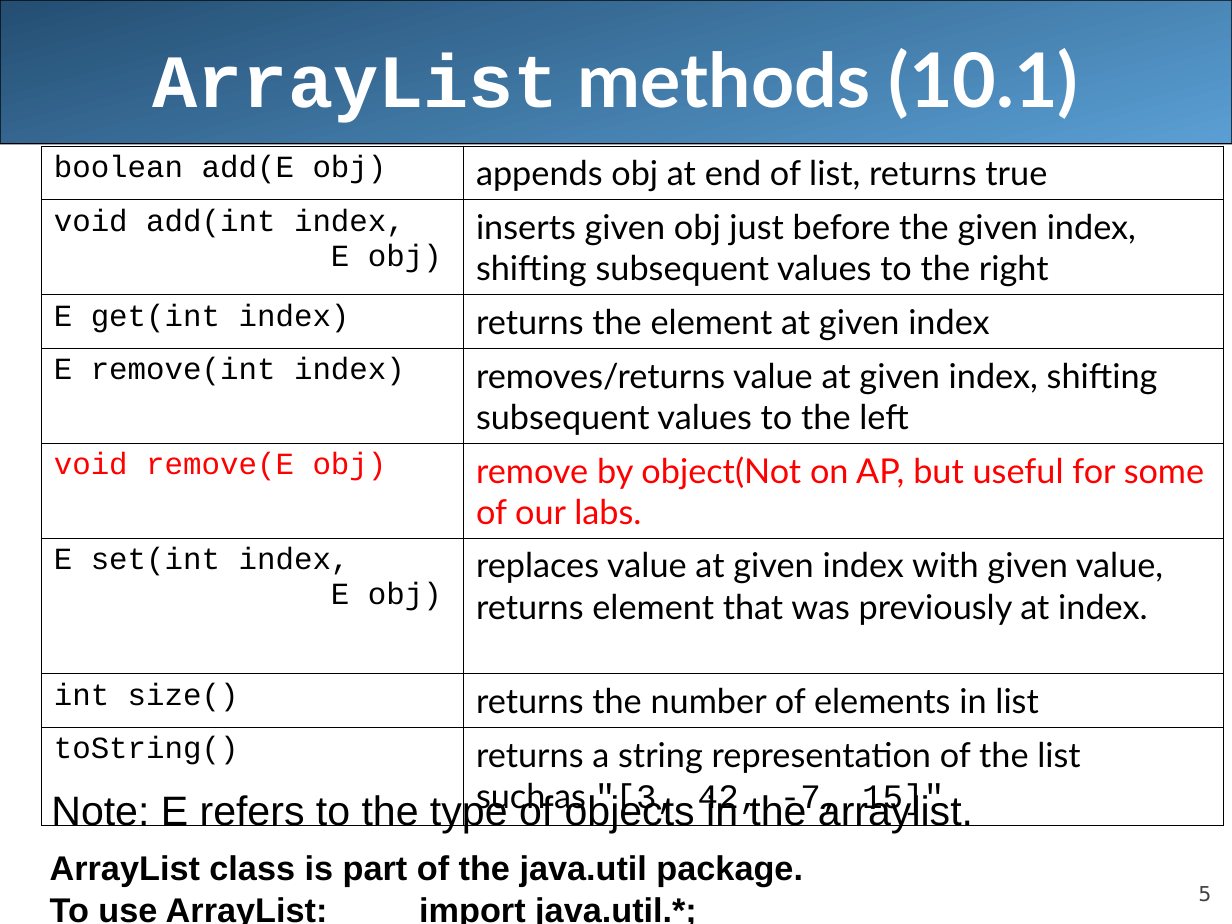
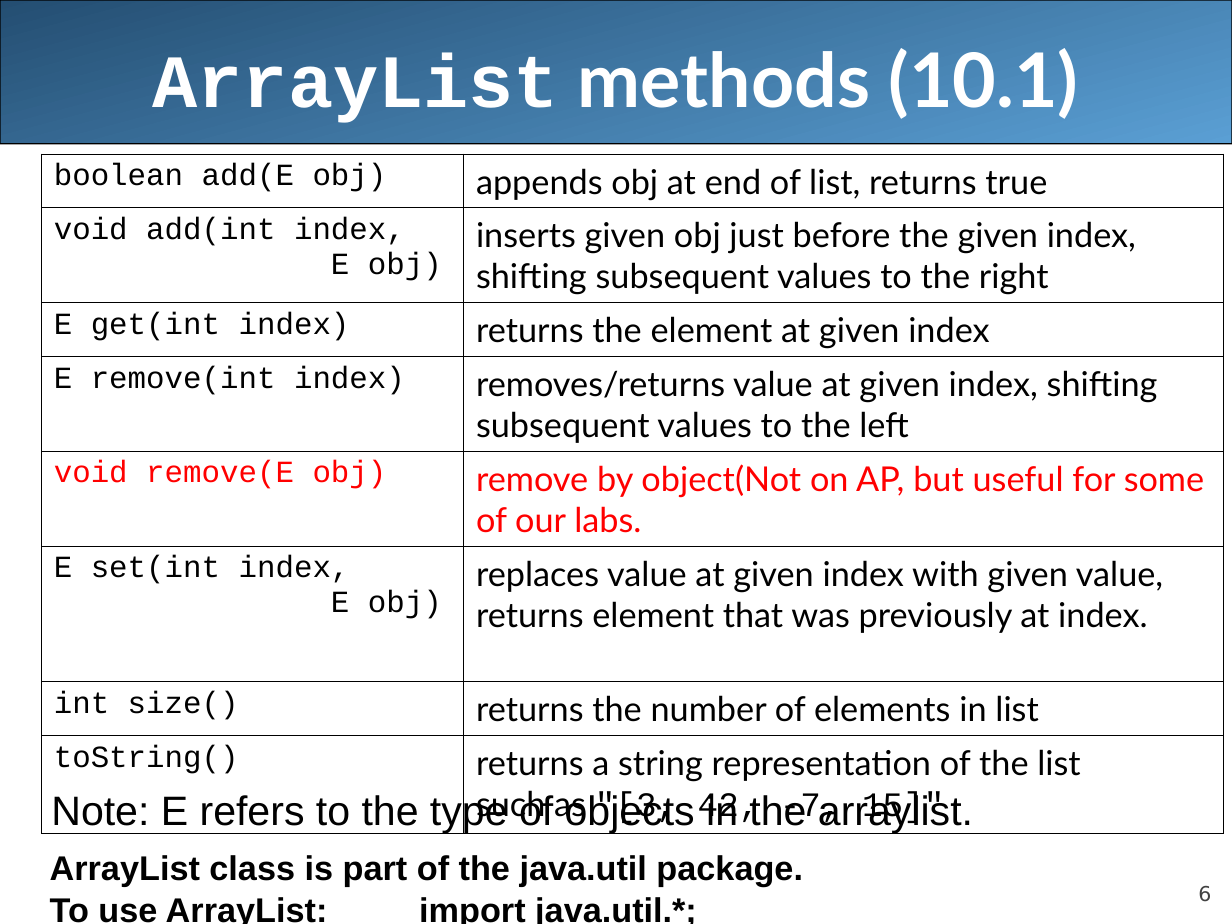
Before and after one commit to LongBaoNguyen/longbaonguyen.github.io, a slide deck: slide 6 of courses/apcsa/lecture18.ppt (slide 5 before the commit). Drawn at 1232x924 pixels with LibreOffice and Linux fonts; fonts in the diff are those of the drawing. Boxes give left, top, right and bottom in pixels: in the first picture for what was removed or moved away, otherwise in the second. Text is boxed around its words. In the diff, an @@ line names an element or a change of style, - is before the commit and + after.

```diff
--- a/courses/apcsa/lecture18.ppt
+++ b/courses/apcsa/lecture18.ppt
@@ table: place and size @@
-table at bbox=[42, 145, 1225, 822]
+table at bbox=[42, 154, 1225, 830]
@@ page number at bbox=[1198, 886, 1211, 902]: text changed @@
-5
+6
```
Also in this commit, not shown: 5 other slides changed, 1 slide removed, 10 other files.
